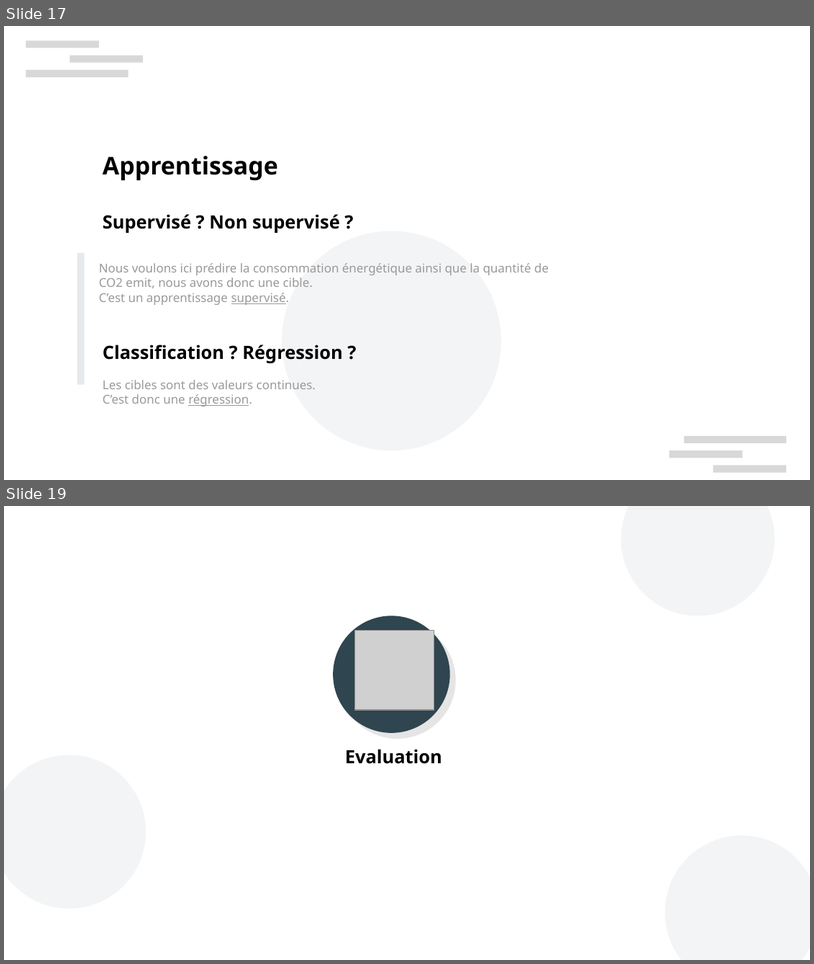
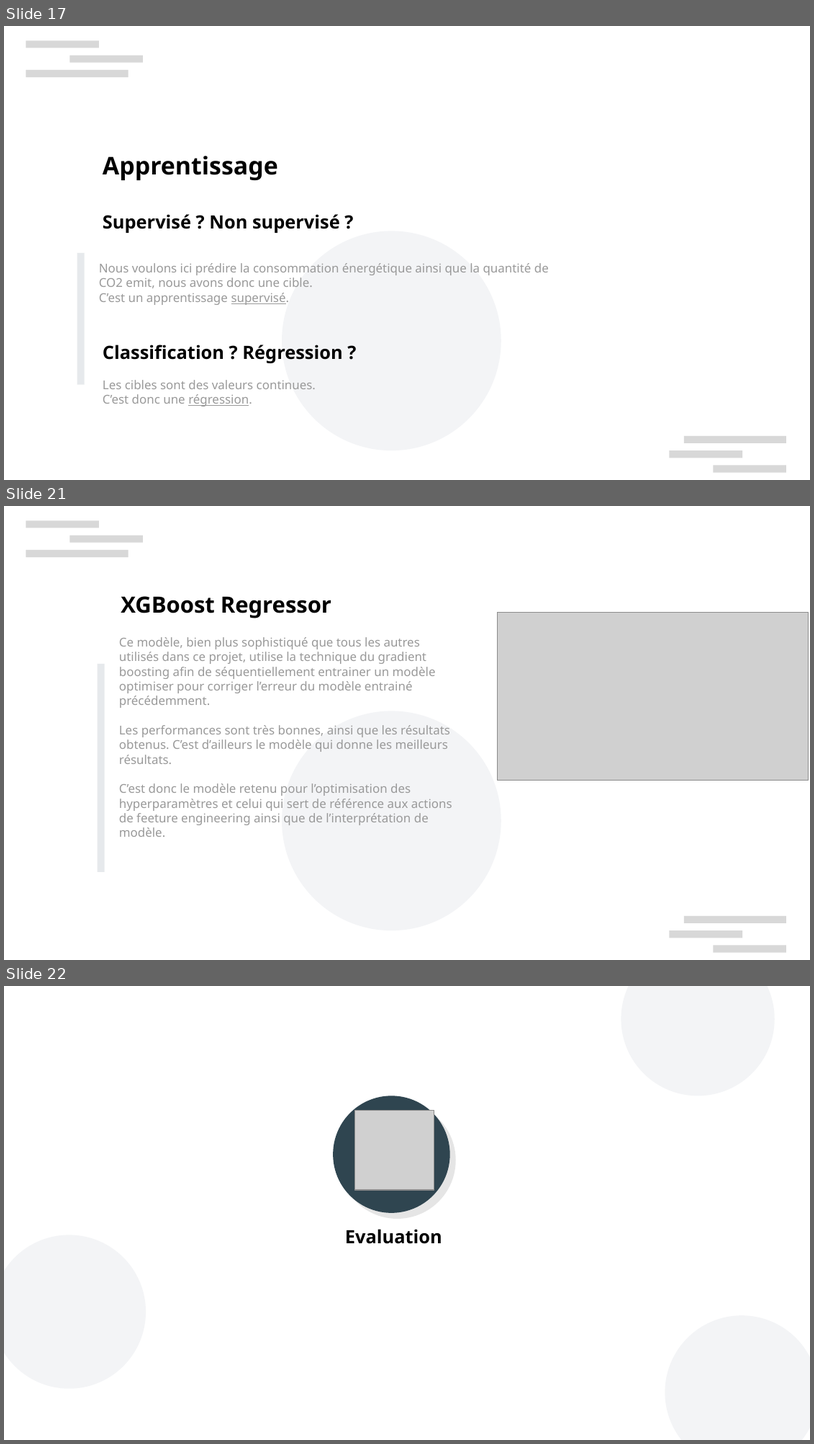
Before and after one commit to curiousmindflow/oc-ml-p3, a slide deck: report/P3_01_presentation.odp. Shown one above the other, each under a label of ours: slides 17 and 19 before the commit, slides 17, 21 and 22 after it; the slides between them are not shown. The pictures are 814x964 and 814x1444 pixels, drawn with LibreOffice and Linux fonts; fonts in the diff are those of the drawing; grey boxes stand for pictures; background and template pictures are left out. Boxes give left, top, right and bottom in pixels: in the first picture for what was removed or moved away, otherwise in the second. Text is boxed around its words. In the diff, an @@ line names an element or a change of style, - is before the commit and + after.

```diff
--- a/report/P3_01_presentation.odp
+++ b/report/P3_01_presentation.odp
@@ slide 21 added at (4,506,810,960), background #FFFFFF; not listed: 7 template elements that a slide beside it also shows @@
@@ text added at (121,596,332,618), 22 pt, text #000000, bold @@
+XGBoost Regressor
@@ picture added at (498,613,809,780) @@
@@ text added at (119,637,453,836), 12 pt, text #999999 @@
+Ce modèle, bien plus sophistiqué que tous les autres utilisés dans ce projet, utilise la technique du gradient boosting afin de séquentiellement entrainer un modèle optimiser pour corriger l’erreur du modèle entrainé précédemment.
+Les performances sont très bonnes, ainsi que les résultats obtenus. C’est d’ailleurs le modèle qui donne les meilleurs résultats.
+C’est donc le modèle retenu pour l’optimisation des hyperparamètres et celui qui sert de référence aux actions de feeture engineering ainsi que de l’interprétation de modèle.
@@ rectangle added at (98,664,105,872), fill #CED4DA at 50% opacity @@
@@ what was slide 19 is now slide 22 @@
```
Also in this commit, not shown: 2 slides changed, 6 other slides added, 21 slides removed, 10 other files.
